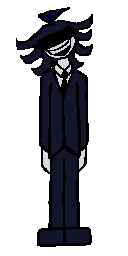
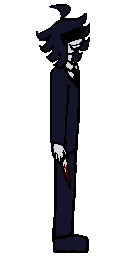
The second (128, 256) image is a revision of the first. Changes to its layers:
added group "stand" with 29 layers above "Background" over 16, 4, 93, 253
added group "l" with 6 layers in group "stand" over 16, 4, 93, 253
added layer "Paint Layer 10" (1st of 2, in "stand" › "l") in group "l" over 16, 4, 93, 253
added group "Clipping Group 12" (1st of 2, in "stand" › "l") with 3 layers in group "l" over 16, 4, 93, 253
added layer "Paint Layer 13" in group "Clipping Group 12" over 39, 128, 89, 192
"Mask Layer" (1st of 4, in "stand" › "l" › "Clipping Group 12"): blend erase → normal, moved it into group "Clipping Group 12", painted on it over 16, 4, 93, 192
removed layer "Paint Layer 2" from group "Clipping Group 4" over 16, 4, 93, 253
added layer "Paint Layer 11" (1st of 2, in "stand" › "l" › "Clipping Group 12") in group "Clipping Group 12" over 16, 4, 93, 253
renamed "Group 5" to "f", hid the group it (7 layers), moved it into group "stand" over 16, 4, 93, 253
renamed "Paint Layer 3" to "Clipping Group 4 Merged", painted on it over 16, 4, 93, 253
removed group "Clipping Group 4" (2 layers) from group "Group 5" over 16, 4, 93, 253
painted on "Mask Layer" (4th of 4, in "stand" › "f" › "Clipping Group 7") over 16, 4, 93, 192
painted on "Paint Layer 6" (2nd of 2, in "stand" › "f" › "Clipping Group 7") over 16, 4, 93, 253
